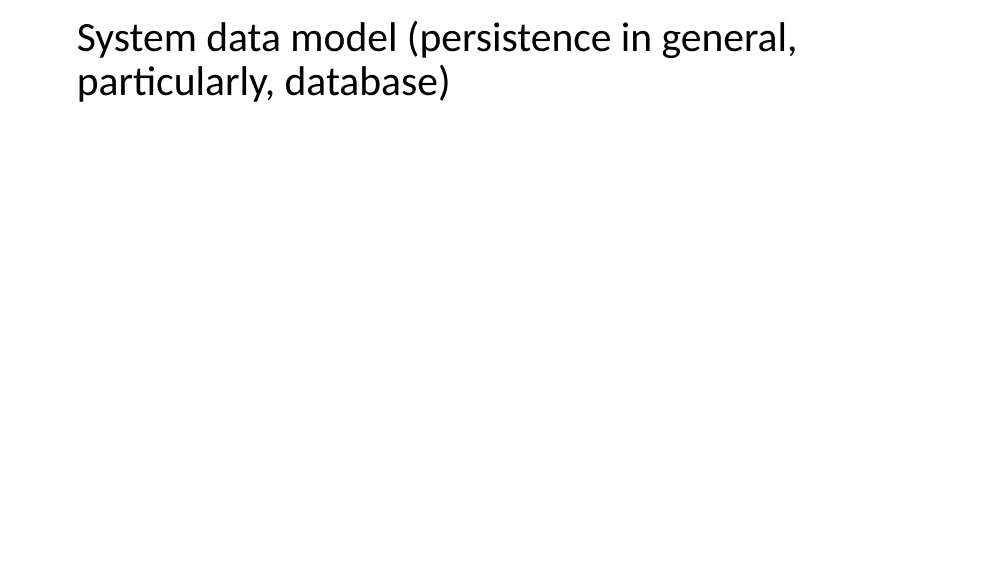
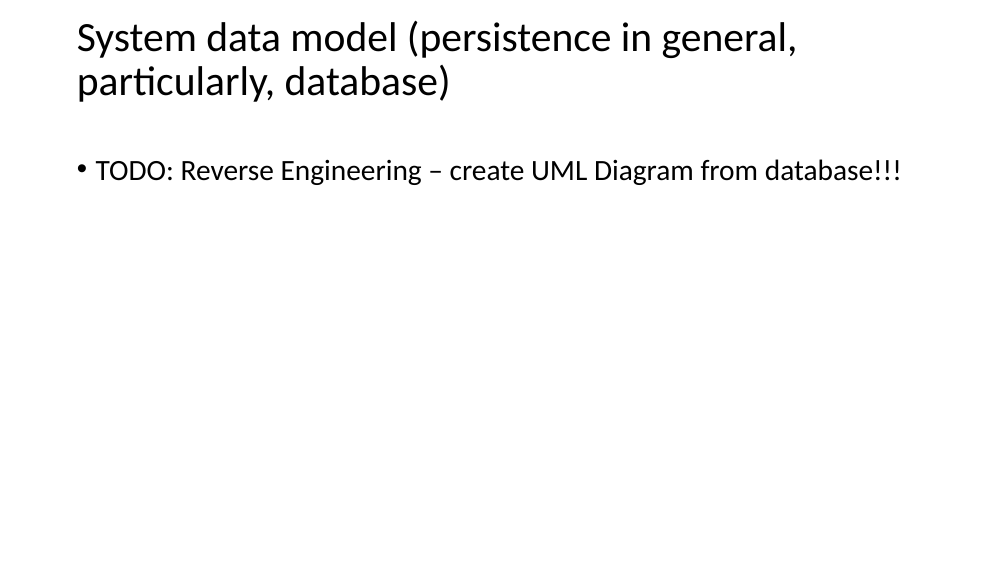
Before and after one commit to bricht/piens-un-maize, a slide deck: slide 5 of presentation/MilknBread.pptx. Drawn at 1008x567 pixels with LibreOffice and Linux fonts; fonts in the diff are those of the drawing. Boxes give left, top, right and bottom in pixels: in the first picture for what was removed or moved away, otherwise in the second. Text is boxed around its words. In the diff, an @@ line names an element or a change of style, - is before the commit and + after.

```diff
--- a/presentation/MilknBread.pptx
+++ b/presentation/MilknBread.pptx
@@ text added at (96, 159, 902, 185), 28 pt, text #000000 @@
+• TODO: Reverse Engineering – create UML Diagram from database!!!
```
Also in this commit, not shown: 5 other slides changed, 1 other file.
